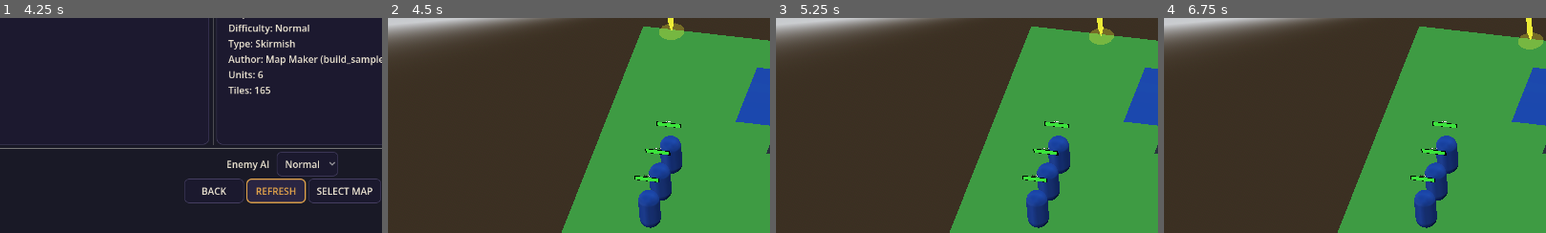
Above: before the commit, frames 1-4 (left to right).
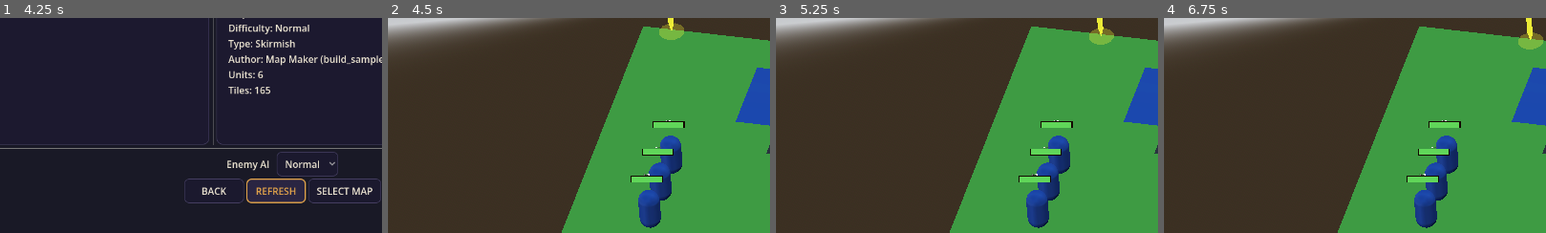
Above: after the commit, the same moments.

Repository: K-ennethA/Conquest
Game: Godot game, scene res://menus/MainMenu.tscn
The game is run twice, just before and just after one commit, with the same random seed, the same clock (stepped at 60 frames per second) and the same inputs.
Inputs (mouse positions are % of the whole screen's width and height, from its top left):
- Up to frame 1 (4.25 s): click "Single Player" at 0.5 s; click "Traditional Turn System" at 1.25 s; click "Normal" at 2 s; click "Normal" at 2.75 s; click "REFRESH" at 3.5 s
- Up to frame 2 (4.5 s): click "SELECT MAP" at 4.25 s
- Up to frame 3 (5.25 s): tap Enter (ui_accept) at 5 s; move the mouse to (72, 45) at 5.02 s; hold Right (ui_right) from 5.03 s (still down); hold Shift from 5.03 s (still down); click (72, 45) at 5.17 s
- Up to frame 4 (6.75 s): tap Enter (ui_accept) at 5.27, 5.75, 6.5 s; release Right (ui_right) at 5.75 s; release Shift at 5.75 s; drag from (30, 55) to (45, 70) at 5.77 s; move the mouse to (60, 28) at 6.52 s; hold Right (ui_right) from 6.53 s (still down); tap Ctrl at 6.6 s
The pictures show only the part of the screen within x 13-63%, y 50-100%; the shares and areas given below are measured in that part.

Frame 1 is identical in both runs. In frame 2, 0.8% of the frame differs, in the area x 63-78%, y 47-77%; in frame 3, 0.8%; in frame 4, 0.8%.

Commit message:
Improve 3D world-space unit health bars
The floating health bars were thin flat quads that read as edge-on slivers from
the angled game camera. HealthBar.gd now: billboards both the background and fill
quads (BILLBOARD_ENABLED + keep_scale) so they always face the camera; enlarges
them (1.5x0.32 bg / 1.4x0.26 fill) to be readable at the orthographic camera
distance; uses a 3-tier HP colour (green >50%, amber >25%, red else) with an amber
that matches the FE vibe; gives the track a dark-bronze tint so the inset reads as
a subtle frame; and sets render_priority for deterministic draw order now that both
quads billboard. Update path (unit._on_health_changed -> UnitVisualManager ->
HealthBar) was already correct. Sonnet subagent, orchestrated.

Boot clean; visual sizing worth an eyeball on next run.

Co-Authored-By: Claude Opus 4.8 <noreply@anthropic.com>

Diff:
--- a/game/visuals/HealthBar.gd
+++ b/game/visuals/HealthBar.gd
@@ -8,6 +8,19 @@
 @onready var health_fill: MeshInstance3D = $HealthFill
 @onready var label: Label3D = $Label
 
+# Bar dimensions (kept as constants so update_health() doesn't re-derive them)
+const BG_SIZE := Vector2(1.5, 0.32)
+const FILL_MAX_WIDTH := 1.4  # BG_SIZE.x minus a thin bronze border margin
+const FILL_HEIGHT := 0.26
+
+# HP thresholds for color transitions
+const HP_THRESHOLD_HIGH := 0.5
+const HP_THRESHOLD_MID := 0.25
+
+const COLOR_HIGH := Color(0.30, 0.72, 0.28, 1.0)   # Green - healthy
+const COLOR_MID := Color(0.92, 0.62, 0.13, 1.0)    # Amber - matches the fantasy UI vibe
+const COLOR_LOW := Color(0.82, 0.18, 0.16, 1.0)    # Red - critical
+
 var _background_material: StandardMaterial3D
 var _health_material: StandardMaterial3D
 
@@ -16,69 +29,70 @@
 	_setup_meshes()
 
 func _setup_materials():
-	# Background material (subtle dark border)
+	# Background material: dark bronze frame so the bar reads as a border, not a void
 	_background_material = StandardMaterial3D.new()
-	_background_material.albedo_color = Color(0.0, 0.0, 0.0, 0.8)  # Dark border
+	_background_material.albedo_color = Color(0.09, 0.06, 0.04, 0.9)  # Dark bronze border
 	_background_material.flags_transparent = true
 	_background_material.flags_unshaded = true
+	_background_material.billboard_mode = BaseMaterial3D.BILLBOARD_ENABLED
+	_background_material.billboard_keep_scale = true
+	_background_material.render_priority = 1
 
-	# Health fill material (classic RPG style)
+	# Health fill material (classic RPG style, recolored per current HP)
 	_health_material = StandardMaterial3D.new()
-	_health_material.albedo_color = Color(0.2, 0.8, 0.2, 1.0)  # Slightly darker green
+	_health_material.albedo_color = COLOR_HIGH
 	_health_material.flags_unshaded = true
+	_health_material.billboard_mode = BaseMaterial3D.BILLBOARD_ENABLED
+	_health_material.billboard_keep_scale = true
+	_health_material.render_priority = 2
 
 func _setup_meshes():
-	# Create background quad (readable tactical style)
+	# Create background quad (dark bronze frame, sized for readability at camera distance)
 	var bg_mesh = QuadMesh.new()
-	bg_mesh.size = Vector2(1.2, 0.25)  # Larger for better visibility
+	bg_mesh.size = BG_SIZE
 	background.mesh = bg_mesh
 	background.material_override = _background_material
 
-	# Create health fill quad (fits inside background)
+	# Create health fill quad (fits inside background, leaving a thin border visible)
 	var health_mesh = QuadMesh.new()
-	health_mesh.size = Vector2(1.1, 0.2)  # Slightly smaller than background
+	health_mesh.size = Vector2(FILL_MAX_WIDTH, FILL_HEIGHT)
 	health_fill.mesh = health_mesh
 	health_fill.material_override = _health_material
 	health_fill.position.z = 0.01  # Slightly in front of background
 
 	# Position label above the health bar (overhead style)
 	if label:
-		label.position = Vector3(0, 0.2, 0)  # Above the health bar for clean separation
+		label.position = Vector3(0, 0.26, 0)  # Above the larger health bar for clean separation
 		label.font_size = 16  # Large, readable text
 		label.outline_size = 3  # Thick outline for excellent visibility
 		label.outline_modulate = Color.BLACK
+		label.billboard = BaseMaterial3D.BILLBOARD_ENABLED
 
 func update_health(percentage: float, current: int, maximum: int):
 	"""Update health bar display"""
 	# Clamp percentage
 	percentage = clamp(percentage, 0.0, 1.0)
 
-	# Update fill width
+	# Update fill width, keeping it left-aligned within the background frame
 	if health_fill and health_fill.mesh:
 		var mesh = health_fill.mesh as QuadMesh
-		mesh.size.x = 1.1 * percentage  # Scale based on background size
+		mesh.size.x = FILL_MAX_WIDTH * percentage
+		health_fill.position.x = (FILL_MAX_WIDTH * percentage - FILL_MAX_WIDTH) * 0.5
 
-		# Adjust position to keep left-aligned
-		health_fill.position.x = (1.1 * percentage - 1.1) * 0.5
-
-	# Update color based on health percentage (classic RPG style)
+	# Update color based on health percentage: green -> amber -> red
 	if _health_material:
-		if percentage > 0.7:
-			_health_material.albedo_color = Color(0.2, 0.8, 0.2, 1.0)  # Green
-		elif percentage > 0.4:
-			_health_material.albedo_color = Color(0.9, 0.9, 0.2, 1.0)  # Yellow
-		elif percentage > 0.2:
-			_health_material.albedo_color = Color(0.9, 0.5, 0.1, 1.0)  # Orange
+		if percentage > HP_THRESHOLD_HIGH:
+			_health_material.albedo_color = COLOR_HIGH
+		elif percentage > HP_THRESHOLD_MID:
+			_health_material.albedo_color = COLOR_MID
 		else:
-			_health_material.albedo_color = Color(0.8, 0.2, 0.2, 1.0)  # Red
+			_health_material.albedo_color = COLOR_LOW
 
 	# Update text label
 	if label:
 		label.text = str(current) + "/" + str(maximum)
 		label.modulate = Color.WHITE
 		label.visible = true
-		# Make sure text is readable and always faces camera
-		label.billboard = BaseMaterial3D.BILLBOARD_ENABLED
 
 func set_visible_state(visible: bool):
 	"""Show or hide the health bar"""
